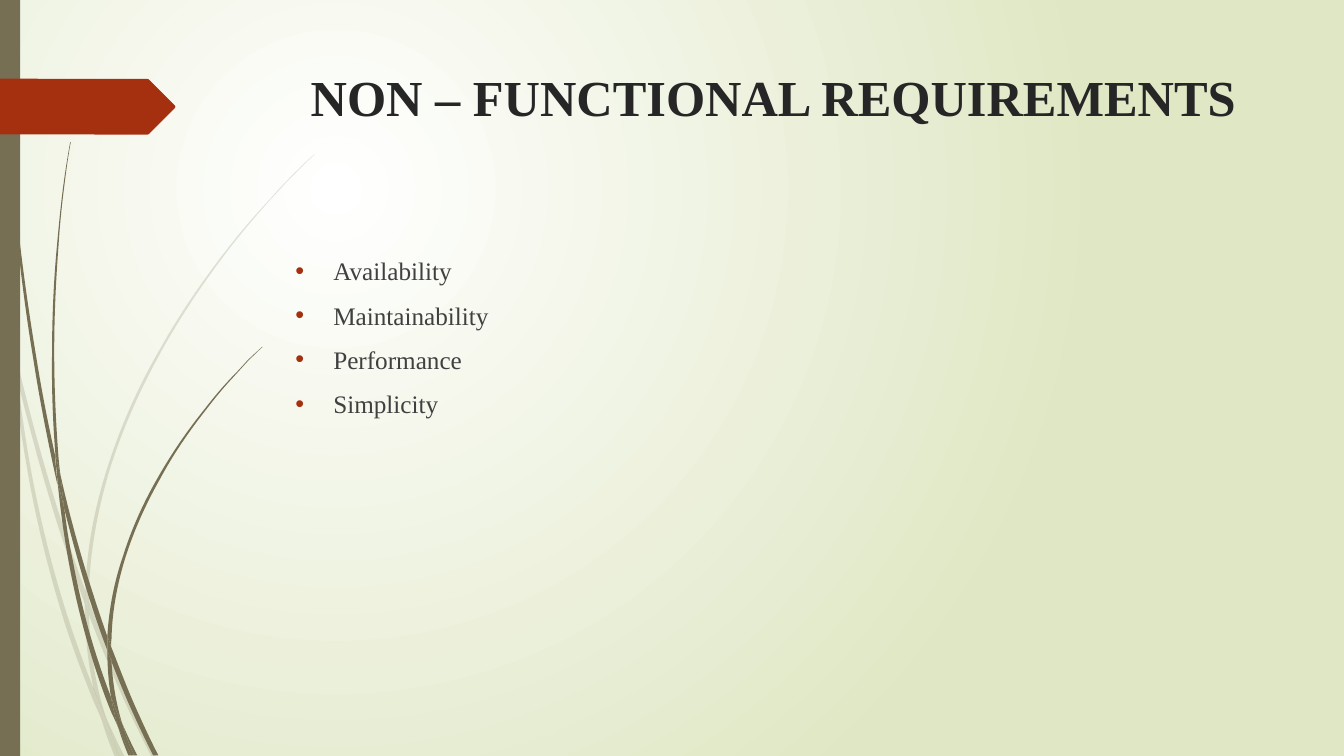
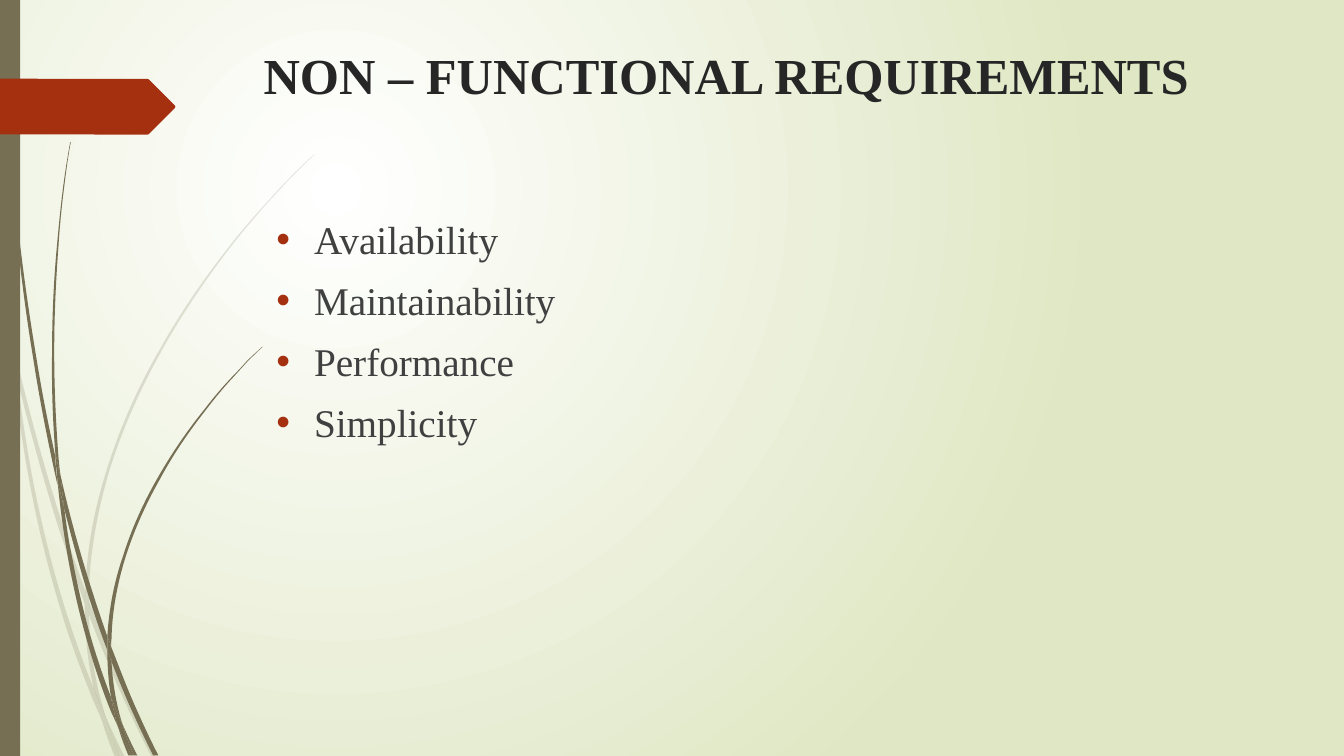
Before and after one commit to vijaykumarrpai/mca-code, a slide deck: slide 7 of 5thSem/Project/Bulk Email Aggregtor.pptx (slide 5 before the commit). Drawn at 1344x756 pixels with LibreOffice and Linux fonts; fonts in the diff are those of the drawing. Boxes give left, top, right and bottom in pixels: in the first picture for what was removed or moved away, otherwise in the second. Text is boxed around its words. In the diff, an @@ line names an element or a change of style, - is before the commit and + after.

```diff
--- a/5thSem/Project/Bulk Email Aggregtor.pptx
+++ b/5thSem/Project/Bulk Email Aggregtor.pptx
@@ title "NON – FUNCTIONAL REQUIREMENTS": place and size @@
-title "NON – FUNCTIONAL REQUIREMENTS" at (311, 82, 1235, 124)
+title "NON – FUNCTIONAL REQUIREMENTS" at (264, 60, 1188, 102)
@@ text "Availability": place and size @@
-text "Availability" at (333, 262, 488, 419)
+text "Availability" at (314, 227, 555, 445)
@@ text "Availability" at (314, 227, 555, 445): size 18 to 28 pt @@
```
Also in this commit, not shown: 1 other slide changed, 4 slides added, 40 other files.
